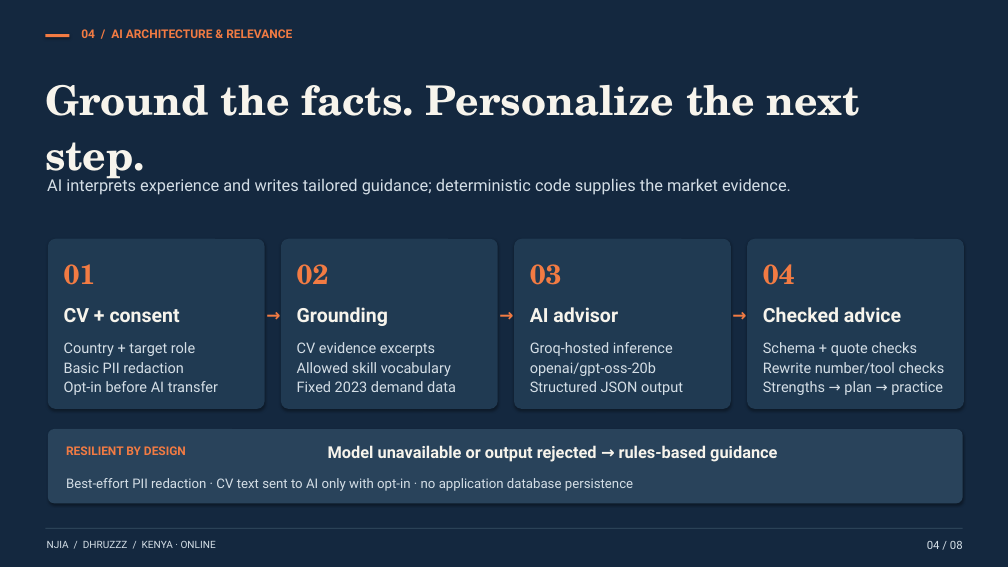
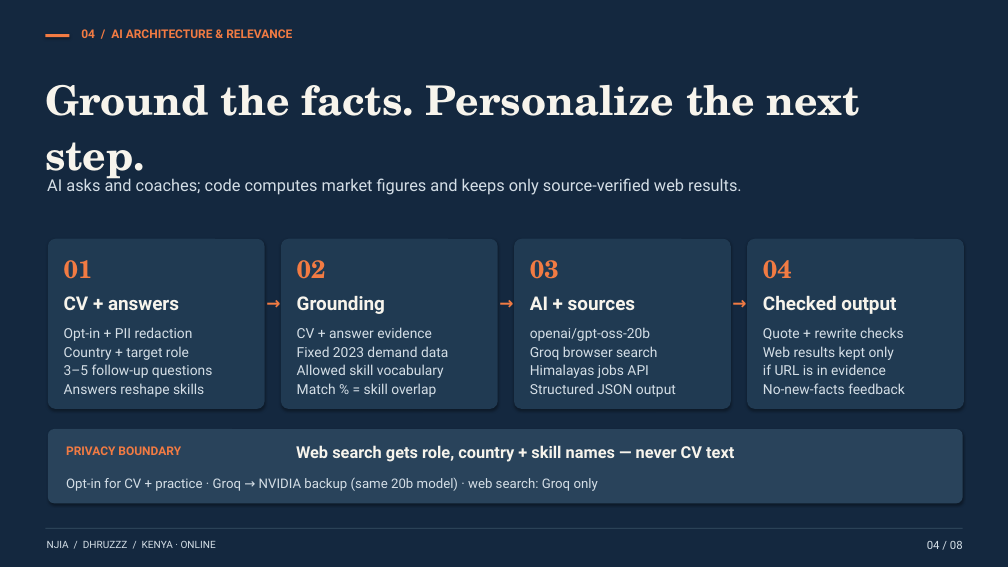
Before and after one commit to Eeshan-Vaghjiani/njia, a slide deck: slide 4 of presentation/Njia-Dhruzzz.pptx. Drawn at 1008x567 pixels with LibreOffice and Linux fonts; fonts in the diff are those of the drawing. Boxes give left, top, right and bottom in pixels: in the first picture for what was removed or moved away, otherwise in the second. Text is boxed around its words. In the diff, an @@ line names an element or a change of style, - is before the commit and + after.

Commit message:
Verify NVIDIA fallback and publish refreshed MP4 demo and slides

```diff
--- a/presentation/Njia-Dhruzzz.pptx
+++ b/presentation/Njia-Dhruzzz.pptx
@@ text at <box>47,177,742,195</box>: text changed @@
-AI interprets experience and writes tailored guidance; deterministic code supplies the market evidence.
+AI asks and coaches; code computes market figures and keeps only source-verified web results.
@@ size 31.7 to 28.8 pt in 4 elements at <box>64,260,93,279</box>, <box>297,260,326,279</box>, <box>530,260,559,279</box>, <box>763,260,792,279</box> @@
@@ text at <box>64,296,179,310</box>: text changed; size 22.3 to 21.6 pt @@
-CV + consent
+CV + answers
@@ text "Grounding" at <box>297,296,385,314</box>: size 22.3 to 21.6 pt @@
@@ text at <box>530,296,635,310</box>: text changed; size 22.3 to 21.6 pt @@
-AI advisor
+AI + sources
@@ 4 texts: place and size @@
-4 texts at <box>265,302,748,334</box>
+4 texts at <box>265,290,748,321</box>
@@ text at <box>763,296,896,314</box>: text changed; size 22.3 to 21.6 pt @@
-Checked advice
+Checked output
@@ text at <box>64,327,193,341</box>: paragraph added @@
+Opt-in + PII redaction
@@ text "Opt-in + PII redaction": place and size @@
-text "Opt-in + PII redaction" at <box>64,342,218,395</box>
+text "Opt-in + PII redaction" at <box>64,327,212,397</box>
@@ text at <box>297,327,448,357</box>: text changed; size 16.6 to 15.8 pt @@
-CV evidence excerpts
+CV + answer evidence
+Fixed 2023 demand data
@@ text "CV + answer evidence": place and size @@
-text "CV + answer evidence" at <box>297,342,456,392</box>
+text "CV + answer evidence" at <box>297,327,448,397</box>
@@ text at <box>530,327,676,397</box>: size 16.6 to 15.8 pt in "openai/gpt-oss-20b", "Structured JSON output" @@
@@ text "openai/gpt-oss-20b": place and size @@
-text "openai/gpt-oss-20b" at <box>530,342,683,395</box>
+text "openai/gpt-oss-20b" at <box>530,327,676,397</box>
@@ text at <box>763,327,905,394</box>: text changed; size 16.6 to 15.8 pt @@
-Schema + quote checks
-Rewrite number/tool checks
-Strengths → plan → practice
+Quote + rewrite checks
+Web results kept only
+if URL is in evidence
+No-new-facts feedback
@@ text at <box>64,346,189,360</box>: size 16.6 to 15.8 pt in "Country + target role" @@
@@ text at <box>530,342,673,356</box>: paragraph removed @@
-Groq-hosted inference
@@ text at <box>530,346,657,378</box>: paragraphs added @@
+Groq browser search
+Himalayas jobs API
@@ text at <box>64,364,212,397</box>: text changed; size 16.6 to 15.8 pt @@
-Basic PII redaction
-Opt-in before AI transfer
+3–5 follow-up questions
+Answers reshape skills
@@ text at <box>297,383,436,397</box>: text changed; size 16.6 to 15.8 pt @@
-Fixed 2023 demand data
+Match % = skill overlap
@@ text at <box>297,364,444,378</box>: size 16.6 to 15.8 pt in "Allowed skill vocabulary" @@
@@ text at <box>66,446,181,455</box>: text changed @@
-RESILIENT BY DESIGN
+PRIVACY BOUNDARY
@@ text at <box>296,445,734,462</box>: text changed @@
-Model unavailable or output rejected → rules-based guidance
+Web search gets role, country + skill names — never CV text
@@ text at <box>66,477,598,491</box>: text changed @@
-Best-effort PII redaction · CV text sent to AI only with opt-in · no application database persistence
+Opt-in for CV + practice · Groq → NVIDIA backup (same 20b model) · web search: Groq only
```
Also in this commit, not shown: 7 other slides changed, 30 other files.
